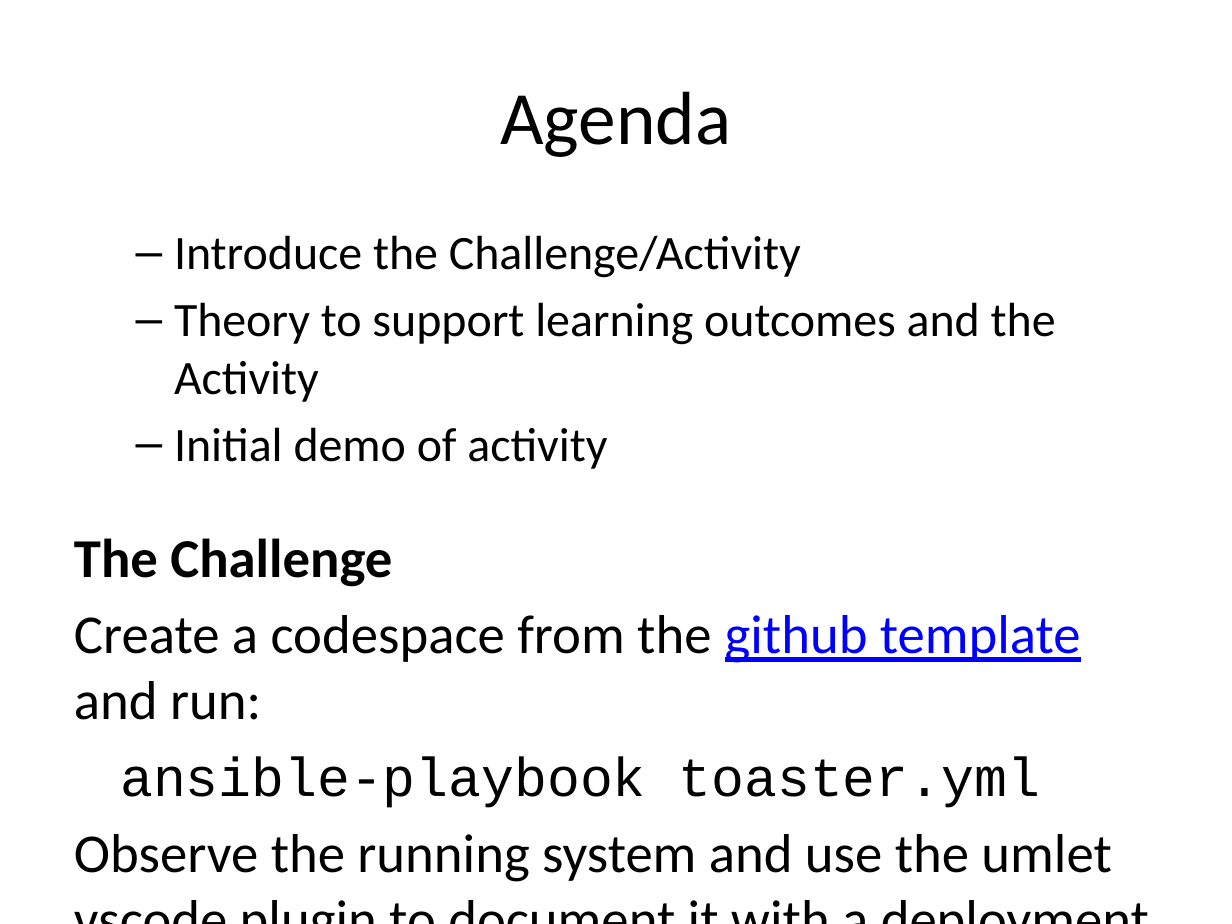
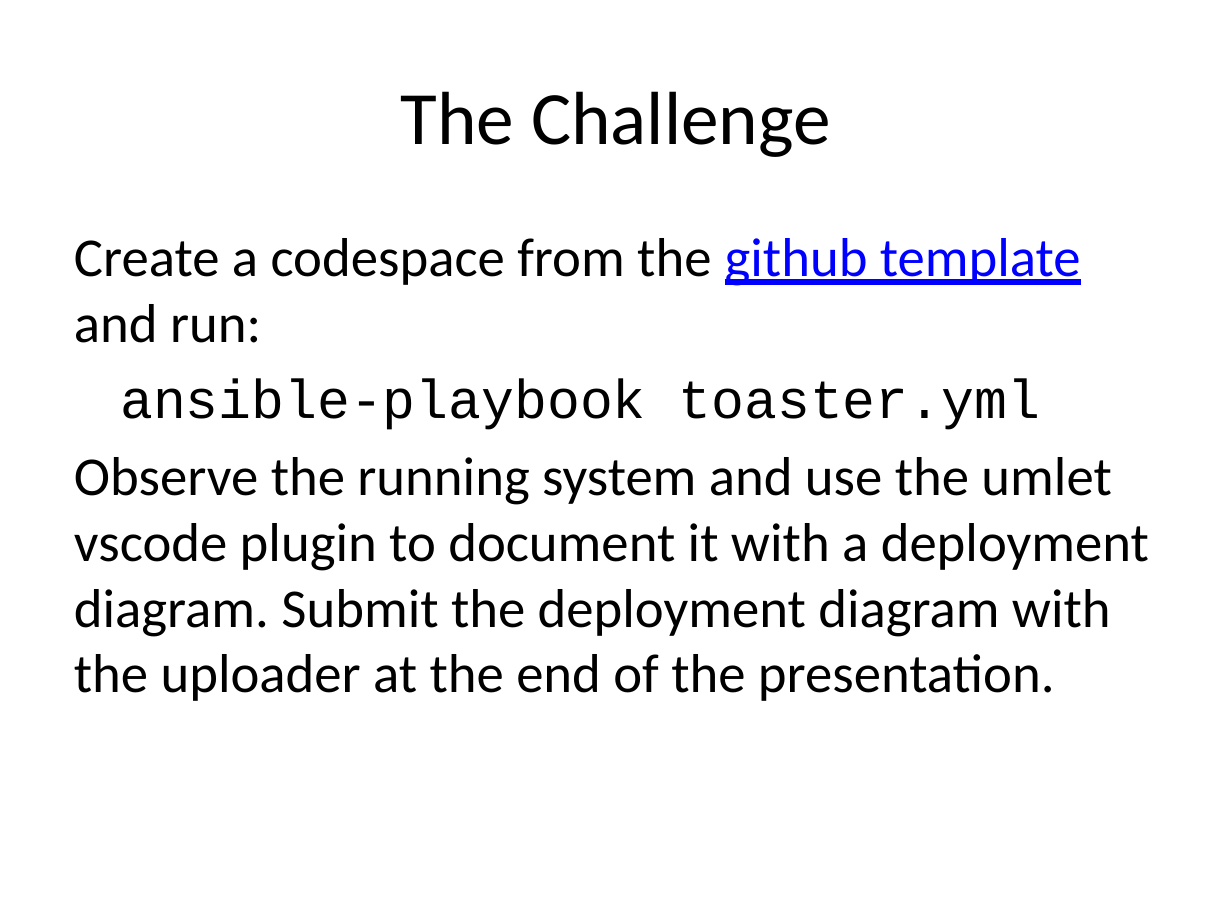
Before and after one commit to rhildred/INFO8985, a slide deck: slide 3 of observability/slides.pptx (slide 2 before the commit). Drawn at 1232x924 pixels with LibreOffice and Linux fonts; fonts in the diff are those of the drawing. Boxes give left, top, right and bottom in pixels: in the first picture for what was removed or moved away, otherwise in the second. Text is boxed around its words. In the diff, an @@ line names an element or a change of style, - is before the commit and + after.

```diff
--- a/observability/slides.pptx
+++ b/observability/slides.pptx
@@ title at (401,91,830,157): text changed @@
-Agenda
+The Challenge
@@ text at (74,235,1056,587): paragraphs removed @@
-  – Introduce the Challenge/Activity
-  – Theory to support learning outcomes and the Activity
-  – Initial demo of activity
-The Challenge
```
Also in this commit, not shown: 3 other slides changed, 1 slide added, 2 slides removed, 15 other files.
